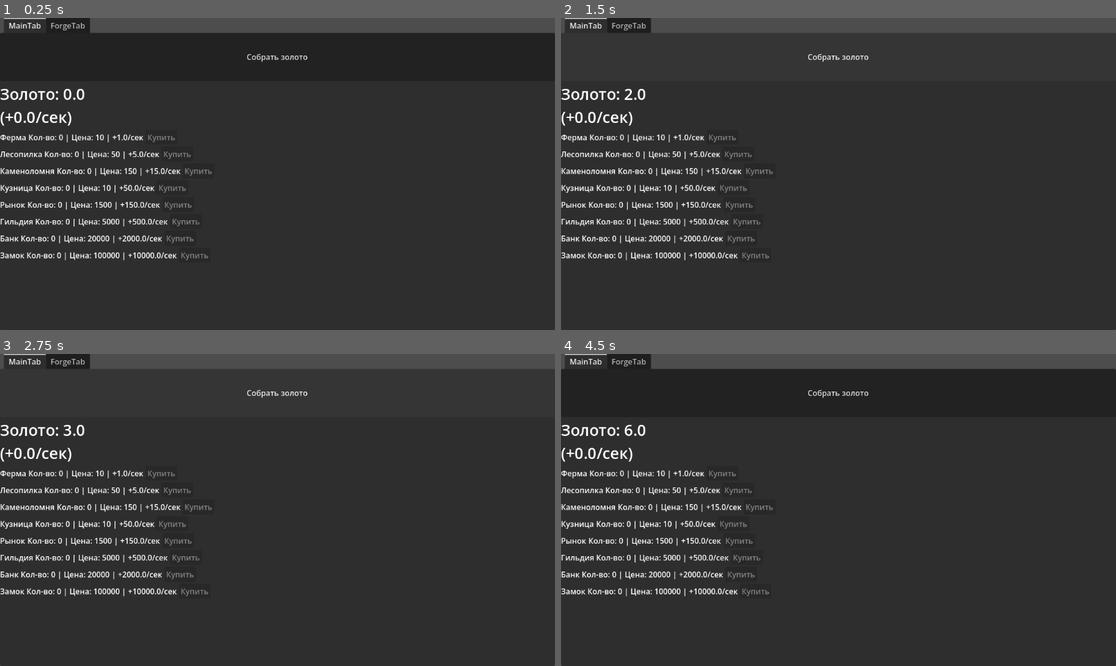
Above: before the commit, frames 1-4 (two rows, left to right).
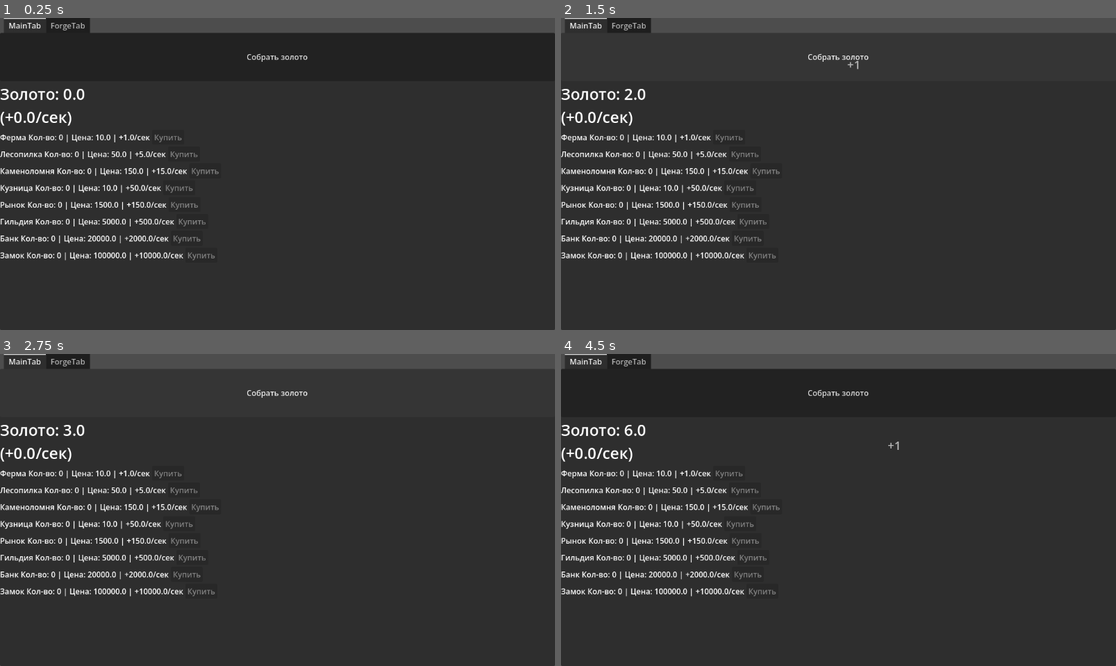
Above: after the commit, the same moments.

Repository: VPodolski/KinkdomClicker
Game: Godot game, scene res://main.tscn
Same seed, same stepped clock (60 frames per second), same inputs: the game is played once before the commit and once after it.
Inputs (mouse positions are in pixels of both pictures, inside the frame that each line leads up to):
- Up to frame 1 (0.25 s): no input
- Up to frame 2 (1.5 s): click "Собрать золото" at 0.5 s; click "Собрать золото" at 1.25 s
- Up to frame 3 (2.75 s): click "Собрать золото" at 2 s
- Up to frame 4 (4.5 s): tap Enter at 2.75, 4.25 s; move the mouse to (960, 494) at 2.77 s; tap Space at 3.5 s; move the mouse to (727, 525) at 3.52 s; move the mouse to (894, 441) at 4.27 s

The runs differ from the first frame. In frame 1, 1.3% of the frame differs, in the area x 18-40%, y 37-78%; in frame 2, 1.3%; in frame 3, 1.3%; in frame 4, 1.3%, in the area x 18-61%, y 28-78%.

Commit message:
Upgrades and visual effects have been fixed

Diff:
--- a/BuildingData.gd
+++ b/BuildingData.gd
@@ -1,23 +1,37 @@
 class_name BuildingData
-extends RefCounted
 
 var name: String
-var base_cost: int
-var cost: int
-var income: int
+var base_cost: float
+var cost: float
+
+# Базовый доход одного здания
+var income: float
+
+# Количество купленных зданий
+var count: int = 0
+
+# Множители
 var income_multiplier: float = 1.0
-var count: int = 0
 var synergy_bonus: float = 0.0
 
-func _init(_name, _base_cost, _income):
+
+func _init(_name: String, _base_cost: float, _income: float):
 	name = _name
 	base_cost = _base_cost
 	cost = _base_cost
 	income = _income
 
-func buy():
+
+func buy() -> void:
 	count += 1
 	cost = int(base_cost * pow(1.2, count))
 
-func get_income():
-	return income * (income_multiplier + synergy_bonus) * count
+
+# Доход одного здания с учётом всех бонусов
+func get_income_per_unit() -> float:
+	return income * (income_multiplier + synergy_bonus)
+
+
+# Общий доход всех купленных зданий
+func get_income() -> float:
+	return get_income_per_unit() * count
--- a/Scripts/Game.gd
+++ b/Scripts/Game.gd
@@ -28,18 +28,38 @@
 		emit_signal("buildings_changed")
 		emit_signal("gold_changed", economy.gold)
 
-func start_upgrade(index):
-	var u = upgrades.upgrades[index]
+func start_upgrade(upgrade: UpgradeData) -> void:
+	if upgrade == null:
+		return
 
-	if economy.spend_gold(u.cost):
-		u.is_crafting = true
-		emit_signal("gold_changed", economy.gold)
+	# Защита от повторной покупки
+	if not upgrades.upgrades.has(upgrade):
+		return
+
+	if economy.spend_gold(upgrade.cost):
+		upgrade.is_crafting = true
+		gold_changed.emit(economy.gold)
+		upgrades_changed.emit()
 
 func _process(delta):
 	var income = buildings.get_total_income(economy.global_income_multiplier)
 	economy.add_gold(income * delta)
-
-	var forge = buildings.get_building_by_name("Кузница")
-	var speed = 1.0 + forge.count * 0.01
+	var speed = get_forge_speed_multiplier();
 
 	upgrades.update_crafting(delta, speed)
+
+
+func get_forge_speed_multiplier():
+	var forge = buildings.get_building_by_name("Кузница")
+	return 1.0 + (forge.count * 0.01)  # +1% за кузницу
+
+func format_number(value: float) -> String:
+	# Простое красивое форматирование без лишних нулей.
+	if value >= 1000000.0:
+		return "%.2fM" % (value / 1000000.0)
+	elif value >= 1000.0:
+		return "%.1fK" % (value / 1000.0)
+	elif value == floor(value):
+		return str(int(value))
+	else:
+		return "%.2f" % value
--- a/Scripts/UpgradeManager.gd
+++ b/Scripts/UpgradeManager.gd
@@ -1,6 +1,198 @@
 class_name UpgradeManager
 
-var upgrades = []
+var upgrades = [
+	# 50
+	UpgradeData.new(
+		"Острые инструменты",
+		"Увеличивает золото за клик на 1.",
+		50,
+		3.0,
+		"click_bonus",
+		1.0
+	),
+
+	# 150
+	UpgradeData.new(
+		"Тяжёлый молот",
+		"Увеличивает золото за клик на 3.",
+		150,
+		5.0,
+		"click_bonus",
+		3.0
+	),
+
+	# 200
+	UpgradeData.new(
+		"Удобрения",
+		"Доход ферм увеличивается на 50%.",
+		200,
+		6.0,
+		"income_multiplier",
+		0.5,
+		"Ферма"
+	),
+
+	# 400
+	UpgradeData.new(
+		"Острые пилы",
+		"Доход лесопилок увеличивается на 50%.",
+		400,
+		6.0,
+		"income_multiplier",
+		0.5,
+		"Лесопилка"
+	),
+
+	# 500
+	UpgradeData.new(
+		"Золотое касание",
+		"Клик приносит дополнительно 1% от текущего дохода.",
+		500,
+		8.0,
+		"click_from_income",
+		0.01
+	),
+
+	# 600
+	UpgradeData.new(
+		"Железные плуги",
+		"Доход ферм увеличивается на 100%.",
+		600,
+		8.0,
+		"income_multiplier",
+		1.0,
+		"Ферма"
+	),
+
+	# 800
+	UpgradeData.new(
+		"Угольная печь",
+		"Ускоряет работу кузницы на 20%.",
+		800,
+		8.0,
+		"forge_speed",
+		0.20
+	),
+
+	# 1000
+	UpgradeData.new(
+		"Инструменты фермеров",
+		"Каждая кузница увеличивает доход ферм на 2%.",
+		1000,
+		10.0,
+		"building_synergy",
+		0.02,
+		"Ферма",
+		"Кузница"
+	),
+
+	# 1200
+	UpgradeData.new(
+		"Фермерская кооперация",
+		"Каждая ферма усиливает другие фермы на 1%.",
+		1200,
+		10.0,
+		"building_synergy",
+		0.01,
+		"Ферма",
+		"Ферма"
+	),
+
+	UpgradeData.new(
+		"Массовая заготовка",
+		"Доход лесопилок увеличивается на 100%.",
+		1200,
+		10.0,
+		"income_multiplier",
+		1.0,
+		"Лесопилка"
+	),
+
+	# 1500
+	UpgradeData.new(
+		"Деревянные конструкции",
+		"Каждая лесопилка увеличивает доход кузниц на 1.5%.",
+		1500,
+		10.0,
+		"building_synergy",
+		0.015,
+		"Кузница",
+		"Лесопилка"
+	),
+
+	# 2000
+	UpgradeData.new(
+		"Жадность короля",
+		"Клик приносит дополнительно 3% от текущего дохода.",
+		2000,
+		12.0,
+		"click_from_income",
+		0.03
+	),
+
+	UpgradeData.new(
+		"Мастера кузнецы",
+		"Каждая кузница увеличивает доход ферм на 2%.",
+		2000,
+		12.0,
+		"building_synergy",
+		0.02,
+		"Ферма",
+		"Кузница"
+	),
+
+	# 2500
+	UpgradeData.new(
+		"Древесные контракты",
+		"Общий доход увеличивается на 10%.",
+		2500,
+		12.0,
+		"global_multiplier",
+		0.10
+	),
+
+	# 3000
+	UpgradeData.new(
+		"Торговые пути",
+		"Общий доход увеличивается на 10%.",
+		3000,
+		10.0,
+		"global_multiplier",
+		0.10
+	),
+
+	# 5000
+	UpgradeData.new(
+		"Гильдия кузнецов",
+		"Общий доход увеличивается на 15%.",
+		5000,
+		15.0,
+		"global_multiplier",
+		0.15
+	),
+
+	# 7000
+	UpgradeData.new(
+		"Городская экономика",
+		"Каждый рынок увеличивает доход ферм на 1%.",
+		7000,
+		15.0,
+		"building_synergy",
+		0.01,
+		"Ферма",
+		"Рынок"
+	),
+
+	# 8000
+	UpgradeData.new(
+		"Королевские налоги",
+		"Общий доход увеличивается на 25%.",
+		8000,
+		15.0,
+		"global_multiplier",
+		0.25
+	)
+]
 var active_upgrades = []
 
 var economy
--- a/FloatingText.tscn
+++ b/UI/FloatingText.tscn
@@ -1,6 +1,6 @@
 [gd_scene format=3 uid="uid://bwvcs0gygt11q"]
 
-[ext_resource type="Script" uid="uid://bv55fqs28jk4" path="res://FloatingText.gd" id="1_bmcqi"]
+[ext_resource type="Script" uid="uid://bv55fqs28jk4" path="res://UI/FloatingText.gd" id="1_bmcqi"]
 
 [node name="FloatingText" type="Label" unique_id=1703850373]
 theme_override_font_sizes/font_size = 24
--- a/UI/MainUI.gd
+++ b/UI/MainUI.gd
@@ -11,6 +11,7 @@
 
 var building_item_scene = preload("res://ui/BuildingItem.tscn")
 var upgrade_item_scene = preload("res://ui/UpgradeItem.tscn")
+var floating_text_scene = preload("res://ui/FloatingText.tscn")
 
 var ui_update_timer = 0.0
 
@@ -41,15 +42,28 @@
 # =========================
 
 func _on_gold_button_pressed():
+	var click_amount = game.economy.gold_per_click
+
+	var total_income = game.buildings.get_total_income(
+		game.economy.global_income_multiplier
+	)
+
+	click_amount += total_income * game.economy.click_income_ratio
+
+	# Выполняем сам клик
 	game.on_click()
+
+	# Визуальные эффекты
+	spawn_floating_text(click_amount)
+	animate_button_press(gold_button)
 
 
 func _on_building_pressed(index):
 	game.buy_building(index)
 
 
-func _on_upgrade_pressed(index):
-	game.start_upgrade(index)
+func _on_upgrade_pressed(upgrade: UpgradeData) -> void:
+	game.start_upgrade(upgrade)
 
 
 # =========================
@@ -106,37 +120,76 @@
 
 func update_upgrades_ui():
 	for child in upgrades_container.get_children():
-		child.update_ui()
+		var upgrade = child.upgrade
+
+		# Текущее количество золота
+		var current_gold = game.economy.gold
+
+		# Доступен ли апгрейд для покупки
+		var is_unlocked = current_gold >= upgrade.cost and not upgrade.is_crafting
+
+		# Текст предпросмотра эффекта
+		var preview_text = ""
+		if upgrade.has_method("get_preview_text"):
+			preview_text = upgrade.get_preview_text(game)
+
+		# Оставшееся время крафта
+		var remaining_text = ""
+		if upgrade.is_crafting:
+			var remaining = max(0.0, upgrade.base_time - upgrade.progress)
+			remaining_text = "%.1f сек" % remaining
+
+		# Передаём все параметры в UpgradeItem
+		child.update_ui(
+			current_gold,
+			is_unlocked,
+			preview_text,
+			remaining_text
+		)
 
 	update_visibility()
-	sort_upgrade_items()
-
-
+	#sort_upgrade_items()
 # =========================
 # 👁️ VISIBILITY
 # =========================
 
-func update_visibility():
+func update_visibility() -> void:
 	for child in upgrades_container.get_children():
-		var u = child.upgrade
-
-		if u.is_crafting:
+		var upgrade = child.upgrade
+
+		# Если апгрейд уже завершён и находится в списке активных,
+		# полностью скрываем его.
+		if game.upgrades.active_upgrades.has(upgrade):
+			child.visible = false
+			continue
+
+		# Если апгрейд сейчас создаётся — всегда показываем.
+		if upgrade.is_crafting:
 			child.visible = true
 			child.modulate.a = 1.0
 			continue
 
-		var max_cost = game.economy.gold * 5.0
-
-		if u.cost > max_cost:
+		var current_gold = game.economy.gold
+		var max_visible_cost = current_gold * 1.5
+
+		# Если золота мало (например, 0), всё равно показываем
+		# хотя бы самые дешёвые апгрейды.
+		if current_gold < 1.0:
+			max_visible_cost = 100.0
+
+		# Слишком дорогие скрываем.
+		if upgrade.cost > max_visible_cost:
 			child.visible = false
+			continue
+
+		# Показываем апгрейд.
+		child.visible = true
+
+		# Если пока нельзя купить — делаем полупрозрачным.
+		if upgrade.cost > current_gold:
+			child.modulate.a = 0.5
 		else:
-			child.visible = true
-
-			if u.cost > game.economy.gold * 2:
-				child.modulate.a = 0.5
-			else:
-				child.modulate.a = 1.0
-
+			child.modulate.a = 1.0
 
 # =========================
 # 🔽 SORT
@@ -157,3 +210,45 @@
 
 	for i in range(items.size()):
 		upgrades_container.move_child(items[i], i)
+
+func spawn_floating_text(amount: float) -> void:
+	var text = floating_text_scene.instantiate()
+
+	text.text = "+" + game.format_number(amount)
+
+	var mouse_pos = get_viewport().get_mouse_position()
+	text.position = mouse_pos
+	text.position += Vector2(
+		randf_range(-20, 20),
+		randf_range(-10, 10)
+	)
+
+	add_child(text)
+
+
+# =========================
+# 🔘 АНИМАЦИЯ КНОПКИ
+# =========================
+
+func animate_button_press(button: Control) -> void:
+	var tween = create_tween()
+
+	tween.set_trans(Tween.TRANS_BACK)
+	tween.set_ease(Tween.EASE_OUT)
+
+	# Масштабируем относительно центра
+	button.pivot_offset = button.size / 2.0
+
+	tween.tween_property(
+		button,
+		"scale",
+		Vector2(0.9, 0.9),
+		0.05
+	)
+
+	tween.tween_property(
+		button,
+		"scale",
+		Vector2.ONE,
+		0.10
+	)
--- a/UI/UpgradeItem.gd
+++ b/UI/UpgradeItem.gd
@@ -1,62 +1,89 @@
 extends VBoxContainer
+class_name UpgradeItem
 
-var upgrade
-var index
+signal craft_pressed(upgrade)
 
-signal craft_pressed(index)
+var upgrade: UpgradeData
 
-@onready var progress_bar = $VBoxContainer/ProgressBar
-@onready var name_label = $VBoxContainer/NameLabel
-@onready var info_label = $VBoxContainer/InfoLabel
-@onready var button = $CraftButton
+@onready var name_label: Label = $VBoxContainer/NameLabel
+@onready var description_label: Label = $VBoxContainer/InfoLabel
+@onready var preview_label: Label = $VBoxContainer/PreviewLabel
+@onready var time_label: Label = $VBoxContainer/TimeLabel
+@onready var progress_bar: ProgressBar = $VBoxContainer/ProgressBar
+@onready var craft_button: Button = $CraftButton
 
 
-func setup(_upgrade, _index):
-	upgrade = _upgrade
-	index = _index
-	update_ui(0, false, "", "")
-	button.pressed.connect(_on_pressed)
+func _ready() -> void:
+	# Если сигнал уже подключён в редакторе, эту строку можно убрать.
+	if not craft_button.pressed.is_connected(_on_craft_button_pressed):
+		craft_button.pressed.connect(_on_craft_button_pressed)
 
 
-func _on_pressed():
-	emit_signal("craft_pressed", index)
+func setup(_upgrade: UpgradeData, _index: int = -1) -> void:
+	upgrade = _upgrade
 
-func update_ui(current_gold, is_unlocked, preview_text, remaining_text):
 	name_label.text = upgrade.name
+	description_label.text = upgrade.description
 
-	var effect_text = upgrade.get_effect_description()
+	update_ui(0.0, false, "", "")
 
-	if not is_unlocked:
-		info_label.text = "🔒 Требуется: %s x%d\n%s\n%s" % [
-			upgrade.required_building,
-			upgrade.required_count,
-			effect_text,
-			remaining_text
-		]
-		button.disabled = true
-		progress_bar.visible = false
+
+func update_ui(
+	current_gold: float,
+	is_unlocked: bool,
+	preview_text: String,
+	remaining_text: String
+) -> void:
+	if upgrade == null:
 		return
 
+	# Название и описание могут изменяться, если ты захочешь динамически
+	# обновлять description, поэтому обновляем каждый раз.
+	name_label.text = upgrade.name
+	description_label.text = upgrade.description
+
+	# Предпросмотр эффекта
+	preview_label.text = preview_text
+	preview_label.visible = preview_text != ""
+
+	# Если апгрейд крафтится
 	if upgrade.is_crafting:
-		var percent = upgrade.progress / upgrade.base_time
+		craft_button.disabled = true
+		craft_button.text = "Создаётся..."
 
-		progress_bar.value = percent
+		time_label.visible = true
+		time_label.text = remaining_text
+
 		progress_bar.visible = true
-
-		info_label.text = "%s \nОсталось: %s" % [
-			effect_text,
-			remaining_text
-		]
-
-		button.disabled = true
+		progress_bar.max_value = upgrade.base_time
+		progress_bar.value = min(upgrade.progress, upgrade.base_time)
 	else:
 		progress_bar.visible = false
 
-		info_label.text = "Цена: %d\n%s\n%s\n%s" % [
-			upgrade.cost,
-			effect_text,
-			preview_text,
-			remaining_text
-		]
+		# Показываем длительность крафта
+		time_label.visible = true
+		time_label.text = "Время: %.1f сек" % upgrade.base_time
 
-		button.disabled = current_gold < upgrade.cost
+		# Кнопка покупки
+		craft_button.disabled = not is_unlocked
+		craft_button.text = "Создать (%s)" % _format_number(upgrade.cost)
+
+	# Визуально приглушаем недоступные улучшения
+	modulate.a = 1.0 if is_unlocked or upgrade.is_crafting else 0.65
+
+
+func _on_craft_button_pressed() -> void:
+	if upgrade != null:
+		craft_pressed.emit(upgrade)
+
+
+func _format_number(value: float) -> String:
+	# Простое красивое форматирование без лишних нулей.
+	if value >= 1000000.0:
+		return "%.2fM" % (value / 1000000.0)
+	elif value >= 1000.0:
+		return "%.1fK" % (value / 1000.0)
+	elif value == floor(value):
+		return str(int(value))
+	else:
+		return "%.2f" % value
--- a/UI/UpgradeItem.tscn
+++ b/UI/UpgradeItem.tscn
@@ -14,6 +14,12 @@
 [node name="InfoLabel" type="Label" parent="VBoxContainer" unique_id=844861484]
 layout_mode = 2
 
+[node name="PreviewLabel" type="Label" parent="VBoxContainer" unique_id=1661154566]
+layout_mode = 2
+
+[node name="TimeLabel" type="Label" parent="VBoxContainer" unique_id=1025507662]
+layout_mode = 2
+
 [node name="ProgressBar" type="ProgressBar" parent="VBoxContainer" unique_id=103895422]
 layout_mode = 2
 max_value = 1.0
--- a/UpgradeData.gd
+++ b/UpgradeData.gd
@@ -1,53 +1,121 @@
 class_name UpgradeData
-extends RefCounted
 
 var name: String
-var cost: int
+var description: String
+var cost: float
 var base_time: float
-
-var required_building: String = ""
-var required_count: int = 0
 
 var effect_type: String
 var effect_value: float
-
-var source_building: String = ""  # кто даёт бонус
-var target: String = ""           # кого усиливает
+var target: String = ""
+var source_building: String = ""
 
 var is_crafting: bool = false
 var progress: float = 0.0
 
 
-func _init(_name, _cost, _time, _type, _value, _source_building="", _target="", _req_building="", _req_count=0):
+func _init(
+	_name: String,
+	_description: String,
+	_cost: float,
+	_base_time: float,
+	_effect_type: String,
+	_effect_value: float,
+	_target: String = "",
+	_source_building: String = ""
+):
 	name = _name
+	description = _description
 	cost = _cost
-	base_time = _time
-	effect_type = _type
-	effect_value = _value
+	base_time = _base_time
+	effect_type = _effect_type
+	effect_value = _effect_value
 	target = _target
-	required_building = _req_building
-	required_count = _req_count
 	source_building = _source_building
 
-
-func get_effect_description():
+func get_preview_text(game) -> String:
 	match effect_type:
 		"click_bonus":
-			return "+%d к золоту за клик" % effect_value
+			var before = game.economy.gold_per_click
+			var after = before + effect_value
+			return "Клик: %s → %s" % [
+				game.format_number(before),
+				game.format_number(after)
+			]
+
+		"click_from_income":
+			var total_income = game.buildings.get_total_income(
+				game.economy.global_income_multiplier
+			)
+
+			var before = game.economy.gold_per_click + \
+				total_income * game.economy.click_income_ratio
+
+			var after = game.economy.gold_per_click + \
+				total_income * (
+					game.economy.click_income_ratio + effect_value
+				)
+
+			return "Клик: %s → %s" % [
+				game.format_number(before),
+				game.format_number(after)
+			]
 
 		"income_multiplier":
-			return "+%d%% к доходу (%s)" % [int(effect_value * 100), target]
+			var building = game.buildings.get_building_by_name(target)
+			if building == null:
+				return ""
+
+			var before = building.get_income_per_unit()
+			var after = building.income * (
+				building.income_multiplier +
+				building.synergy_bonus +
+				effect_value
+			)
+
+			return "%s: %s → %s за шт." % [
+				building.name,
+				game.format_number(before),
+				game.format_number(after)
+			]
 
 		"global_multiplier":
-			return "+%d%% ко всему доходу" % int(effect_value * 100)
+			var before = game.buildings.get_total_income(
+				game.economy.global_income_multiplier
+			)
+
+			var after = game.buildings.get_total_income(
+				game.economy.global_income_multiplier + effect_value
+			)
+
+			return "Доход: %s/с → %s/с" % [
+				game.format_number(before),
+				game.format_number(after)
+			]
+
+		"forge_speed":
+			var before = game.get_forge_speed_multiplier()
+			var after = before + effect_value
+
+			return "Скорость кузницы: x%s → x%s" % [
+				game.format_number(before),
+				game.format_number(after)
+			]
 
 		"building_synergy":
-			return "Каждая %s даёт +%d%% к %s" % [source_building, int(effect_value * 100), target]
+			var source = game.buildings.get_building_by_name(source_building)
+			var target_building = game.buildings.get_building_by_name(target)
 
-		"click_from_income":
-			return "Клик получает +%d%% от дохода в секунду" % int(effect_value * 100)
+			if source == null or target_building == null:
+				return ""
 
-		"forge_speed":
-			return "Скорость кузницы +%d%%" % int(effect_value * 100)
+			var current_bonus = source.count * effect_value * 100.0
+
+			return "Каждая %s даёт +%s%% к %s\nСейчас бонус: +%s%%" % [
+				source.name,
+				game.format_number(effect_value * 100.0),
+				target_building.name,
+				game.format_number(current_bonus)
+			]
 
 	return ""
Renamed: FloatingText.gd -> UI/FloatingText.gd
Renamed: FloatingText.gd.uid -> UI/FloatingText.gd.uid
